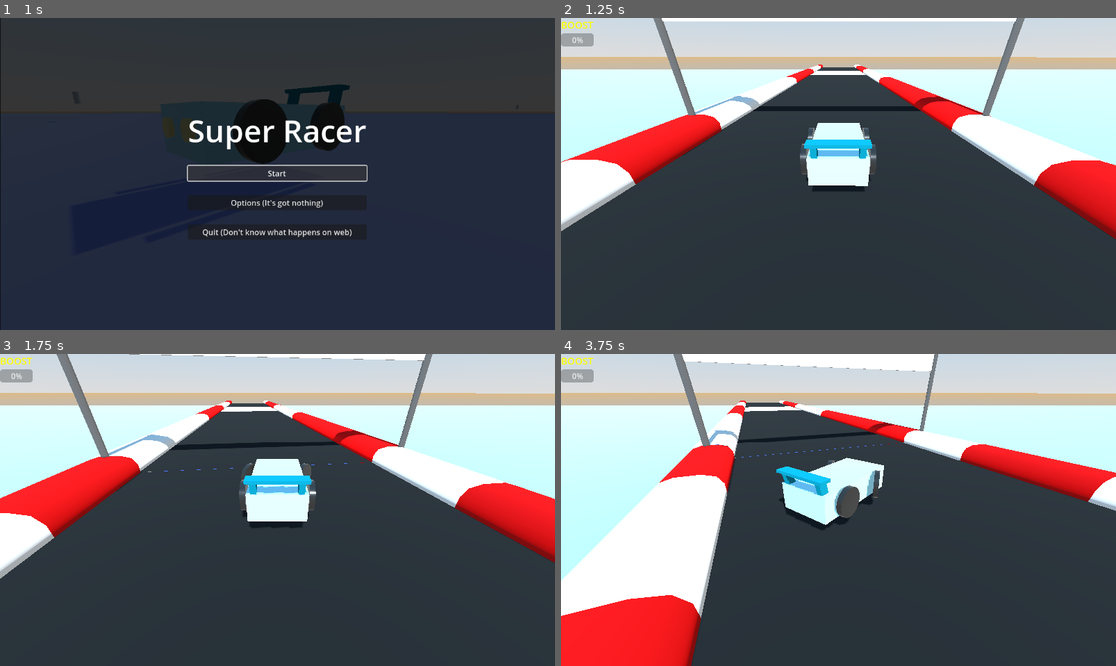
Above: before the commit, frames 1-4 (two rows, left to right).
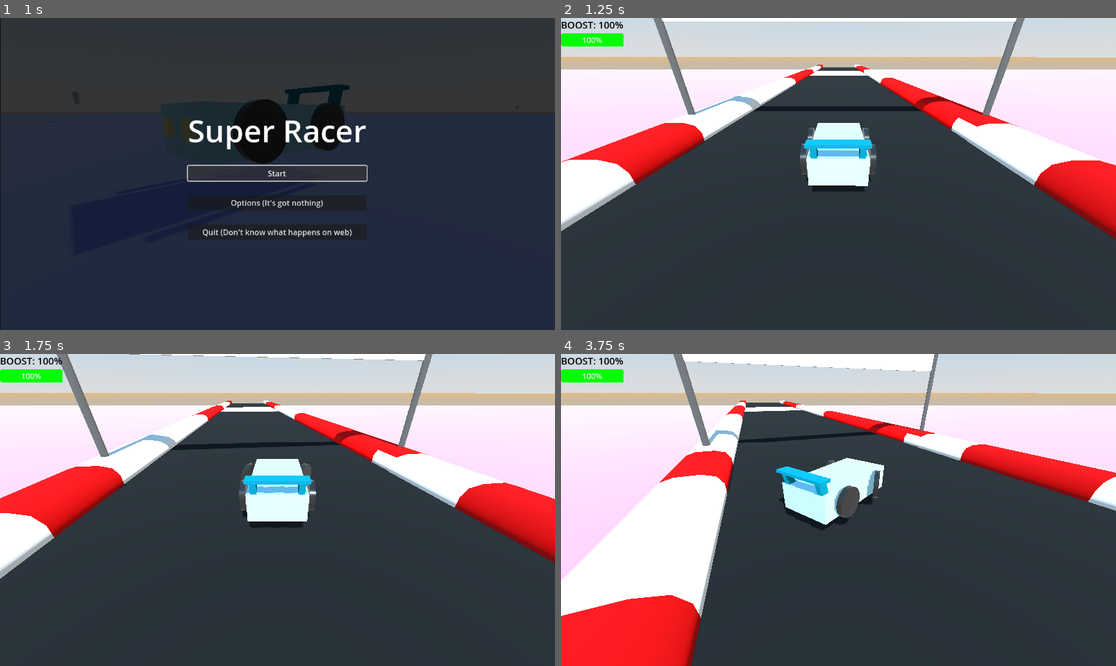
Above: after the commit, the same moments.

Repository: SirWadles/Super-Racer
Game: Godot game, scene res://scenes/main_menu.tscn
The game is run twice, just before and just after one commit, with the same random seed, the same clock (stepped at 60 frames per second) and the same inputs. Sound files missing from this copy of the repository are replaced by a short silence.
Inputs:
- Up to frame 1 (1 s): click "Start" at 0.5 s
- Up to frame 2 (1.25 s): no input
- Up to frame 3 (1.75 s): tap Enter (ui_accept) at 1.25, 1.52 s; hold D (steer_right) from 1.28 s (still down); hold Ctrl (boost) from 1.28 s (still down)
- Up to frame 4 (3.75 s): release D (steer_right) at 2.03 s; release Ctrl (boost) at 2.03 s; hold S (brake) 2.03-2.78 s; tap Ctrl (boost) at 2.1, 3.05 s; tap Enter (ui_accept) at 2.27 s; hold D (steer_right) 2.78-3.53 s; hold Shift (drift) 2.78-3.53 s; hold W (accelerate) from 3.53 s (still down); tap Q (reverse_camera) at 3.6 s

Frame 1 is identical in both runs. In frame 2, 14% of the frame differs, in the area x 0-100%, y 1-48%; in frame 3, 14%; in frame 4, 15%, in the area x 0-100%, y 1-73%.
Error before the commit: Invalid call. Nonexistent function 'update_boost' in base 'CanvasLayer (boost_meter.gd)'. (res://scripts/car.gd:83)

Commit message:
Boost Bar (Done)
I finished the boost bar to be displayed on screen. Works exactly how I want. I'm going to implement a way tp regain boost when drifting cause it feels like it would be good.

Diff:
--- a/scenes/boost_meter.gd
+++ b/scenes/boost_meter.gd
@@ -9,7 +9,7 @@
 	boost_bar.value = 0.0
 
 	boost_label.add_theme_font_size_override("font_size", 20)
-	boost_label.add_theme_color_override("font_color", Color.YELLOW)
+	boost_label.add_theme_color_override("font_color", Color.BLACK)
 
 func update_boost_display(boost_amount: float, max_boost: float):
 	var boost_percentage = (boost_amount / max_boost) * 100
@@ -17,9 +17,9 @@
 	if boost_percentage > 70:
 		boost_bar.add_theme_stylebox_override("fill", create_stylebox(Color.GREEN))
 	elif boost_percentage > 30:
-		boost_bar.add_theme_stylebox_override("fill", create_stylebox(Color.GREEN))
+		boost_bar.add_theme_stylebox_override("fill", create_stylebox(Color.GOLD))
 	else:
-		boost_bar.add_theme_stylebox_override("fill", create_stylebox(Color.GREEN))
+		boost_bar.add_theme_stylebox_override("fill", create_stylebox(Color.RED))
 	boost_label.text = "BOOST: %d%%" % boost_percentage
 
 func create_stylebox(color: Color) -> StyleBoxFlat:
--- a/scenes/main.gd
+++ /dev/null
@@ -1 +0,0 @@
-extends Node3D
--- a/scenes/main.tscn
+++ b/scenes/main.tscn
@@ -30,7 +30,7 @@
 ambient_light_color = Color(1, 1, 1, 1)
 
 [sub_resource type="StandardMaterial3D" id="StandardMaterial3D_ig7tw"]
-albedo_color = Color(0.502984, 0.577196, 1, 1)
+albedo_color = Color(0.765285, 0.480121, 0.866155, 1)
 
 [sub_resource type="PlaneMesh" id="PlaneMesh_7dm0k"]
 material = SubResource("StandardMaterial3D_ig7tw")
@@ -103,7 +103,7 @@
 skeleton = NodePath("../..")
 
 [node name="BeginTrack01" type="MeshInstance3D" parent="Map"]
-transform = Transform3D(-1.85356e-07, 0, -1, 0, 1, 0, 4.24044, 0, -4.37114e-08, -0.177998, 1.3, -62.6434)
+transform = Transform3D(-1.88488e-07, 0, -1, 0, 1, 0, 4.31209, 0, -4.37114e-08, -0.128, 1.3, -61.649)
 mesh = ExtResource("3_jyhfs")
 skeleton = NodePath("../..")
 
@@ -153,7 +153,7 @@
 shape = SubResource("ConcavePolygonShape3D_o6xl0")
 
 [node name="BeginTrack03" type="MeshInstance3D" parent="Map"]
-transform = Transform3D(-1.30966e-07, 0, -1, 0, 1, 0, 2.99616, 0, -4.37114e-08, -3.05122, 1.3, -371.276)
+transform = Transform3D(-1.31134e-07, 0, -1, 0, 1, 0, 3, 0, -4.37114e-08, -3.05122, 1.3, -371.173)
 mesh = ExtResource("3_jyhfs")
 skeleton = NodePath("../..")
 
@@ -163,7 +163,7 @@
 shape = SubResource("ConcavePolygonShape3D_jyhfs")
 
 [node name="CCurvedTrack02" type="MeshInstance3D" parent="Map"]
-transform = Transform3D(-4.37114e-08, 0, -1, 0, 1, 0, 1, 0, -4.37114e-08, -29.9109, 1.3, -438.164)
+transform = Transform3D(-4.37114e-08, 0, -1, 0, 1, 0, 1, 0, -4.37114e-08, -30.0438, 1.3, -436.811)
 mesh = ExtResource("5_o6xl0")
 skeleton = NodePath("../..")
 
@@ -173,7 +173,7 @@
 shape = SubResource("ConcavePolygonShape3D_o6xl0")
 
 [node name="CurvedTrack03" type="MeshInstance3D" parent="Map"]
-transform = Transform3D(-1, 0, -8.74228e-08, 0, 1, 0, 8.74228e-08, 0, -1, -65.3852, 1.3, -381.701)
+transform = Transform3D(-1, 0, -8.74228e-08, 0, 1, 0, 8.74228e-08, 0, -1, -65.5499, 1.3, -381.701)
 mesh = ExtResource("4_jyhfs")
 skeleton = NodePath("../..")
 
@@ -183,7 +183,7 @@
 shape = SubResource("ConcavePolygonShape3D_tbgi4")
 
 [node name="TwoSidesTrack02" type="MeshInstance3D" parent="Map"]
-transform = Transform3D(1, 0, 0, 0, 1, 0, 0, 0, 1, -131.179, 1.3, -371.675)
+transform = Transform3D(1.01, 0, 0, 0, 1.01, 0, 0, 0, 1.01, -131.179, 1.3, -371.675)
 mesh = ExtResource("8_tipki")
 skeleton = NodePath("../..")
 
--- a/scripts/car.gd
+++ b/scripts/car.gd
@@ -80,7 +80,7 @@
 
 func _process(delta):
 	if boost_meter:
-		boost_meter.update_boost(current_boost, max_boost)
+		boost_meter.update_boost_display(current_boost, max_boost)
 
 func setup_particles():
 	if drift_particles:
@@ -144,7 +144,7 @@
 		var collision = get_slide_collision(i)
 		var collider = collision.get_collider()
 		if collider is StaticBody3D or collider or RigidBody3D:
-			print("Hit a wall.")
+			#print("Hit a wall.")
 			bump_off_wall(collision)
 
 func bump_off_wall(collision: KinematicCollision3D):
Not shown, removed: scenes/main.gd.uid
